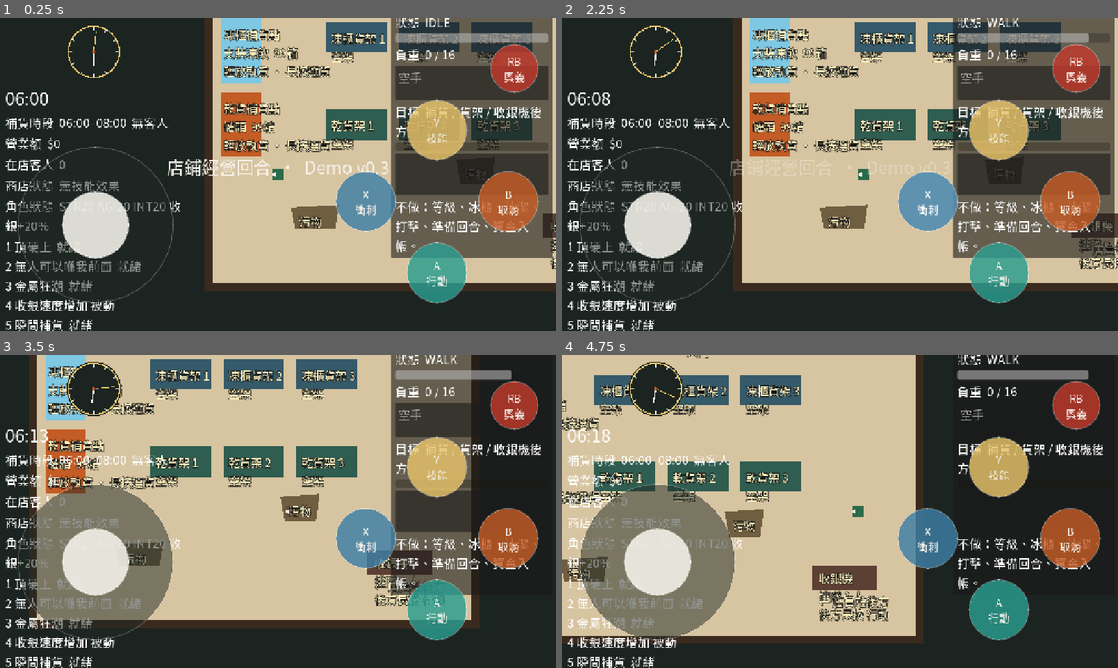
Above: before the commit, frames 1-4 (two rows, left to right).
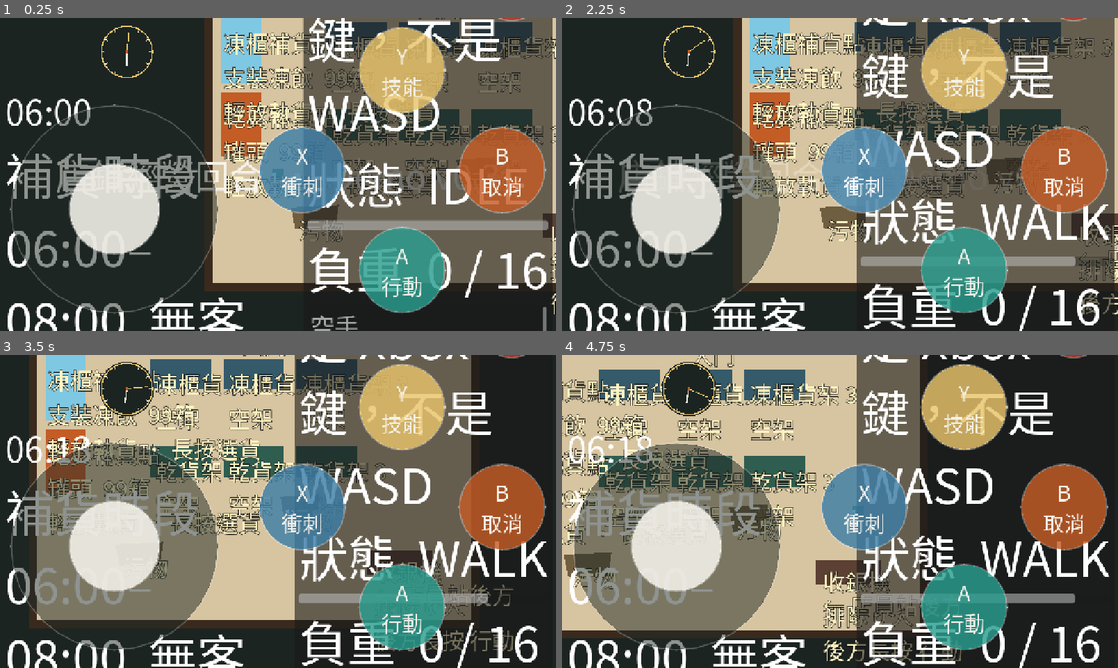
Above: after the commit, the same moments.

Repository: bzkit1983/imdoing
Game: Godot game, scene res://scenes/demo.tscn
Two runs of this game, one before a commit and one after it. Both use one fixed random seed, a clock stepped at 60 frames per second and the inputs below.
Inputs (mouse positions are in pixels of both pictures, inside the frame that each line leads up to):
- Up to frame 1 (0.25 s): no input
- Up to frame 2 (2.25 s): click "A 行動" at 0.5 s; click "B 取消" at 1.25 s; click "X 衝刺" at 2 s
- Up to frame 3 (3.5 s): tap Enter at 2.75 s; move the mouse to (400, 495) at 2.77 s; hold D from 2.78 s (still down); tap K at 2.85 s; click (400, 495) at 2.92 s
- Up to frame 4 (4.75 s): release D at 3.5 s; drag from (728, 527) to (862, 508) at 3.52 s; move the mouse to (895, 442) at 4.27 s; hold D from 4.28 s (still down); tap Enter at 4.35 s

The runs differ from the first frame. In frame 1, 47% of the frame differs, in the area x 1-100%, y 0-100%; in frame 2, 51%; in frame 3, 55%; in frame 4, 55%, in the area x 0-99%, y 0-100%.

Commit message:
Double on-screen type and scale iPhone stick/ABXY with the canvas.

Diff:
--- a/godot/demo_v0_3/scripts/hud.gd
+++ b/godot/demo_v0_3/scripts/hud.gd
@@ -36,6 +36,7 @@
 	_hud_list.mouse_filter = Control.MOUSE_FILTER_IGNORE
 	_log.mouse_filter = Control.MOUSE_FILTER_IGNORE
 	_apply_cjk_fonts($Root)
+	get_viewport().size_changed.connect(func() -> void: _apply_cjk_fonts($Root))
 	player.connect("stats_changed", _refresh)
 	player.connect("log_line", _on_log)
 	player.connect("skill_cast", _on_skill_cast)
@@ -51,14 +52,17 @@
 func _apply_cjk_fonts(node: Node) -> void:
 	if node is Label:
 		var lab := node as Label
-		var size := lab.get_theme_font_size("font_size")
+		var size := int(lab.get_meta("cjk_design", 0))
 		if size <= 0:
-			size = UiFont.BODY
+			size = lab.get_theme_font_size("font_size")
+			if size <= 0:
+				size = UiFont.BODY
+			lab.set_meta("cjk_design", size)
 		UiFont.apply_label(lab, size)
 	if node is ItemList:
 		var lst := node as ItemList
 		lst.add_theme_font_override("font", UiFont.font())
-		lst.add_theme_font_size_override("font_size", UiFont.BODY)
+		lst.add_theme_font_size_override("font_size", UiFont.px(UiFont.BODY))
 	for child in node.get_children():
 		_apply_cjk_fonts(child)
 
@@ -85,7 +89,7 @@
 
 func _on_skill_cast(skill_name: String, is_ult: bool) -> void:
 	_cast.text = skill_name
-	_cast.add_theme_font_size_override("font_size", 72 if is_ult else 56)
+	_cast.add_theme_font_size_override("font_size", UiFont.px(72 if is_ult else 56))
 	_cast.modulate = Color("c0392b" if is_ult else "f4d35e")
 	_cast.modulate.a = 1.0
 	_cast.scale = Vector2(0.55, 0.55)
--- a/godot/demo_v0_3/scripts/restock_point.gd
+++ b/godot/demo_v0_3/scripts/restock_point.gd
@@ -120,9 +120,10 @@
 	if not picking:
 		return
 	var list := skus()
-	var w := 240.0
-	var row := 36.0
-	var h := 44.0 + row * float(list.size())
+	var fs := UiFont.px(UiFont.BODY)
+	var w := float(maxi(280, fs * 8))
+	var row := float(fs + 12)
+	var h := float(fs + 16) + row * float(list.size())
 	var hy := 40.0
 	if body:
 		for pt in body.polygon:
@@ -131,15 +132,15 @@
 	canvas.draw_rect(Rect2(origin, Vector2(w, h)), Color(0.07, 0.08, 0.07, 0.94))
 	canvas.draw_rect(Rect2(origin, Vector2(w, h)), Color("f4d35e"), false, 2.0)
 	var font := UiFont.font()
-	canvas.draw_string(font, origin + Vector2(10, 28), "選貨  ↑↓", HORIZONTAL_ALIGNMENT_LEFT, w - 20, UiFont.BODY, Color("f4d35e"))
+	canvas.draw_string(font, origin + Vector2(12, fs + 4), "選貨  ↑↓", HORIZONTAL_ALIGNMENT_LEFT, w - 24, fs, Color("f4d35e"))
 	for i in list.size():
 		var sku := list[i]
-		var p := origin + Vector2(10, 56 + row * float(i))
+		var p := origin + Vector2(12, float(fs + 20) + row * float(i))
 		var col := Color("f4d35e") if i == cursor else Color("f4f1ea")
 		if i == cursor:
-			canvas.draw_rect(Rect2(origin + Vector2(4, 36 + row * float(i)), Vector2(w - 8, row)), Color("f4d35e", 0.22))
+			canvas.draw_rect(Rect2(origin + Vector2(4, float(fs + 8) + row * float(i)), Vector2(w - 8, row)), Color("f4d35e", 0.22))
 		var line := "%s  %d箱" % [Tuning.sku_name(sku), remaining(sku)]
-		canvas.draw_string(font, p, line, HORIZONTAL_ALIGNMENT_LEFT, w - 20, UiFont.WORLD, col)
+		canvas.draw_string(font, p, line, HORIZONTAL_ALIGNMENT_LEFT, w - 24, UiFont.px(UiFont.WORLD), col)
 
 
 func _refresh() -> void:
--- a/godot/demo_v0_3/scripts/skill_menu.gd
+++ b/godot/demo_v0_3/scripts/skill_menu.gd
@@ -35,7 +35,8 @@
 	_draw_slot(Vector2(0, 110), names[2], dim[2], cds[2], "下")
 	_draw_slot(Vector2(-130, 0), names[3], dim[3], cds[3], "左")
 	var font := UiFont.font()
-	draw_string(font, Vector2(-70, -8), "技能1 輕放", HORIZONTAL_ALIGNMENT_LEFT, -1, UiFont.BODY, Color("f4f1ea"))
+	var fs := UiFont.px(UiFont.BODY)
+	draw_string(font, Vector2(-90, -8), "技能1 輕放", HORIZONTAL_ALIGNMENT_LEFT, -1, fs, Color("f4f1ea"))
 
 
 func _draw_slot(p: Vector2, title: String, passive: bool, cd: float, dir: String) -> void:
@@ -43,13 +44,14 @@
 	if cd > 0.05 and not passive:
 		col = Color("c45c26")
 	var bg := Color(0.05, 0.07, 0.06, 0.82)
-	var r := Rect2(p + Vector2(-90, -32), Vector2(180, 60))
+	var fs := UiFont.px(UiFont.BODY)
+	var r := Rect2(p + Vector2(-120, -40), Vector2(240, 80))
 	draw_rect(r, bg)
 	draw_rect(r, col, false, 2.0)
 	var font := UiFont.font()
 	var line := "%s %s" % [dir, title]
 	if cd > 0.05 and not passive:
 		line = "%s %.0f" % [title, cd]
-	draw_string(font, p + Vector2(-84, -4), line, HORIZONTAL_ALIGNMENT_LEFT, 170, UiFont.BODY, col)
+	draw_string(font, p + Vector2(-112, -4), line, HORIZONTAL_ALIGNMENT_LEFT, 220, fs, col)
 	if passive:
-		draw_string(font, p + Vector2(-84, 22), "被動", HORIZONTAL_ALIGNMENT_LEFT, 170, 22, Color("8a8a8a"))
+		draw_string(font, p + Vector2(-112, 28), "被動", HORIZONTAL_ALIGNMENT_LEFT, 220, UiFont.px(22), Color("8a8a8a"))
--- a/godot/demo_v0_3/scripts/touch_pad.gd
+++ b/godot/demo_v0_3/scripts/touch_pad.gd
@@ -1,31 +1,58 @@
 extends CanvasLayer
 ## Circular virtual stick (left) + Xbox-style ABXY diamond (right).
-## Sized for thumbs on iPhone, inset from home-indicator / edges.
+## Game-pixel size tracks the canvas scale so thumbs stay large on iPhone.
 
 signal stick_changed(axis: Vector2)
 signal hold_changed(action: String, pressed: bool)
 
 const UiFont = preload("res://scripts/ui_font.gd")
-
-const FACE := 140.0
-const FACE_GAP := 164.0
-const STICK := 360.0
-const KNOB := 156.0
-const EDGE_X := 40.0
-const EDGE_Y := 64.0
-const ULT := 112.0
 
 var _stick_touch := -1
 var _knob: Panel
 var _base: Control
+var _stick: float = 500.0
+var _face: float = 210.0
+var _gap: float = 240.0
+var _knob_s: float = 210.0
+var _ult: float = 160.0
+var _edge_x: float = 28.0
+var _edge_y: float = 48.0
+var _last_fit: float = -1.0
 
 
 func _ready() -> void:
 	layer = 20
+	get_viewport().size_changed.connect(_rebuild)
+	_rebuild()
+
+
+func _rebuild() -> void:
+	var f := UiFont.fit()
+	if get_child_count() > 0 and absf(f - _last_fit) < 0.03:
+		return
+	_last_fit = f
+	for c in get_children():
+		c.queue_free()
+	_stick_touch = -1
+	_knob = null
+	_base = null
 	_build()
 
 
+func _metrics() -> void:
+	var fit := maxf(UiFont.fit(), 0.25)
+	# ~250 CSS px stick, ~110 CSS px face buttons.
+	_stick = clampf(250.0 / fit, 480.0, 760.0)
+	_face = clampf(110.0 / fit, 200.0, 320.0)
+	_gap = _face * 1.15
+	_knob_s = _stick * 0.44
+	_ult = _face * 0.78
+	_edge_x = 24.0
+	_edge_y = 40.0
+
+
 func _build() -> void:
+	_metrics()
 	var root := Control.new()
 	root.set_anchors_preset(Control.PRESET_FULL_RECT)
 	root.mouse_filter = Control.MOUSE_FILTER_IGNORE
@@ -33,16 +60,16 @@
 
 	_base = Control.new()
 	_base.set_anchors_preset(Control.PRESET_BOTTOM_LEFT)
-	_base.offset_left = EDGE_X
-	_base.offset_top = -EDGE_Y - STICK
-	_base.offset_right = EDGE_X + STICK
-	_base.offset_bottom = -EDGE_Y
+	_base.offset_left = _edge_x
+	_base.offset_top = -_edge_y - _stick
+	_base.offset_right = _edge_x + _stick
+	_base.offset_bottom = -_edge_y
 	_base.mouse_filter = Control.MOUSE_FILTER_STOP
 	root.add_child(_base)
-	_base.add_child(_circle_panel(Vector2.ZERO, Vector2(STICK, STICK), Color(0.12, 0.16, 0.14, 0.5), Color(0.96, 0.95, 0.92, 0.28)))
+	_base.add_child(_circle_panel(Vector2.ZERO, Vector2(_stick, _stick), Color(0.12, 0.16, 0.14, 0.5), Color(0.96, 0.95, 0.92, 0.28)))
 	_knob = _circle_panel(
-		Vector2((STICK - KNOB) * 0.5, (STICK - KNOB) * 0.5),
-		Vector2(KNOB, KNOB),
+		Vector2((_stick - _knob_s) * 0.5, (_stick - _knob_s) * 0.5),
+		Vector2(_knob_s, _knob_s),
 		Color(0.96, 0.95, 0.92, 0.88),
 		Color(1, 1, 1, 0.4)
 	)
@@ -52,29 +79,29 @@
 
 	var diamond := Control.new()
 	diamond.set_anchors_preset(Control.PRESET_BOTTOM_RIGHT)
-	var dsize := FACE + FACE_GAP * 2.0
-	diamond.offset_left = -EDGE_X - dsize
-	diamond.offset_top = -EDGE_Y - dsize
-	diamond.offset_right = -EDGE_X
-	diamond.offset_bottom = -EDGE_Y
+	var dsize := _face + _gap * 2.0
+	diamond.offset_left = -_edge_x - dsize
+	diamond.offset_top = -_edge_y - dsize
+	diamond.offset_right = -_edge_x
+	diamond.offset_bottom = -_edge_y
 	diamond.mouse_filter = Control.MOUSE_FILTER_IGNORE
 	root.add_child(diamond)
 
-	var mid := (dsize - FACE) * 0.5
-	_face_btn(diamond, Vector2(mid, mid + FACE_GAP), "interact", "A\n行動", Color("2a9d8f"))
-	_face_btn(diamond, Vector2(mid + FACE_GAP, mid), "cancel", "B\n取消", Color("c45c26"))
-	_face_btn(diamond, Vector2(mid - FACE_GAP, mid), "dash", "X\n衝刺", Color("3d7ea6"))
-	_face_btn(diamond, Vector2(mid, mid - FACE_GAP), "skill", "Y\n技能", Color("e8c36a"))
+	var mid := (dsize - _face) * 0.5
+	_face_btn(diamond, Vector2(mid, mid + _gap), "interact", "A\n行動", Color("2a9d8f"))
+	_face_btn(diamond, Vector2(mid + _gap, mid), "cancel", "B\n取消", Color("c45c26"))
+	_face_btn(diamond, Vector2(mid - _gap, mid), "dash", "X\n衝刺", Color("3d7ea6"))
+	_face_btn(diamond, Vector2(mid, mid - _gap), "skill", "Y\n技能", Color("e8c36a"))
 
 	var rb := Control.new()
 	rb.set_anchors_preset(Control.PRESET_BOTTOM_RIGHT)
-	rb.offset_left = -EDGE_X - ULT
-	rb.offset_top = -EDGE_Y - dsize - 16 - ULT
-	rb.offset_right = -EDGE_X
-	rb.offset_bottom = -EDGE_Y - dsize - 16
+	rb.offset_left = -_edge_x - _ult
+	rb.offset_top = -_edge_y - dsize - 12 - _ult
+	rb.offset_right = -_edge_x
+	rb.offset_bottom = -_edge_y - dsize - 12
 	rb.mouse_filter = Control.MOUSE_FILTER_IGNORE
 	root.add_child(rb)
-	_face_btn(rb, Vector2.ZERO, "ult", "RB\n奧義", Color("c0392b"), Vector2(ULT, ULT))
+	_face_btn(rb, Vector2.ZERO, "ult", "RB\n奧義", Color("c0392b"), Vector2(_ult, _ult))
 
 
 func _circle_panel(pos: Vector2, size: Vector2, fill: Color, border: Color) -> Panel:
@@ -89,13 +116,15 @@
 	style.corner_radius_top_right = r
 	style.corner_radius_bottom_left = r
 	style.corner_radius_bottom_right = r
-	style.set_border_width_all(2)
+	style.set_border_width_all(3)
 	style.border_color = border
 	p.add_theme_stylebox_override("panel", style)
 	return p
 
 
-func _face_btn(parent: Control, pos: Vector2, action: String, caption: String, tint: Color, size := Vector2(FACE, FACE)) -> void:
+func _face_btn(parent: Control, pos: Vector2, action: String, caption: String, tint: Color, size := Vector2.ZERO) -> void:
+	if size == Vector2.ZERO:
+		size = Vector2(_face, _face)
 	var b := Button.new()
 	b.position = pos
 	b.size = size
@@ -124,9 +153,9 @@
 	s.corner_radius_top_right = r
 	s.corner_radius_bottom_left = r
 	s.corner_radius_bottom_right = r
-	s.set_border_width_all(2)
+	s.set_border_width_all(3)
 	s.border_color = Color(1, 1, 1, 0.35)
-	s.set_content_margin_all(6)
+	s.set_content_margin_all(8)
 	return s
 
 
@@ -135,6 +164,8 @@
 
 
 func _on_stick_input(event: InputEvent) -> void:
+	if _base == null:
+		return
 	if event is InputEventScreenTouch:
 		var t := event as InputEventScreenTouch
 		if t.pressed:
@@ -162,6 +193,8 @@
 
 
 func _apply_stick(local: Vector2) -> void:
+	if _base == null or _knob == null:
+		return
 	var center := _base.size * 0.5
 	var v := local - center
 	var max_r := mini(_base.size.x, _base.size.y) * 0.42
@@ -175,5 +208,7 @@
 
 
 func _reset_stick() -> void:
+	if _base == null or _knob == null:
+		return
 	_knob.position = _base.size * 0.5 - _knob.size * 0.5
 	stick_changed.emit(Vector2.ZERO)
--- a/godot/demo_v0_3/scripts/ui_font.gd
+++ b/godot/demo_v0_3/scripts/ui_font.gd
@@ -1,6 +1,7 @@
 extends RefCounted
 ## Bundled Traditional Chinese font so Web / iPhone Safari can render 中文.
-## Sizes are for a 1280×720 viewport so iPhone 12 landscape (~844×390) stays readable.
+## Sizes are at least 2× the previous design, and grow further if the
+## 1280×720 viewport is scaled down (iPhone 12 portrait especially).
 
 const FACE := preload("res://fonts/NotoSansTC-Regular.otf")
 
@@ -15,11 +16,25 @@
 	return FACE
 
 
+static func fit() -> float:
+	var win := DisplayServer.window_get_size()
+	if win.x < 8 or win.y < 8:
+		return 1.0
+	return minf(float(win.x) / 1280.0, float(win.y) / 720.0)
+
+
+static func px(size: int) -> int:
+	var doubled := size * 2
+	# Keep ~22 CSS pixels even when the canvas is shrunk on a phone.
+	var min_game := int(ceil(22.0 / maxf(fit(), 0.25)))
+	return maxi(doubled, min_game)
+
+
 static func apply_label(lab: Label, size: int = BODY) -> void:
 	lab.add_theme_font_override("font", FACE)
-	lab.add_theme_font_size_override("font_size", size)
+	lab.add_theme_font_size_override("font_size", px(size))
 
 
 static func apply_button(btn: Button, size: int = BUTTON) -> void:
 	btn.add_theme_font_override("font", FACE)
-	btn.add_theme_font_size_override("font_size", size)
+	btn.add_theme_font_size_override("font_size", px(size))
--- a/godot/demo_v0_3/themes/default.tres
+++ b/godot/demo_v0_3/themes/default.tres
@@ -4,4 +4,4 @@
 
 [resource]
 default_font = ExtResource("1_font")
-default_font_size = 28
+default_font_size = 56
Not shown, changed: docs/play-v03/index.html
Not shown, changed: docs/play-v03/index.pck
